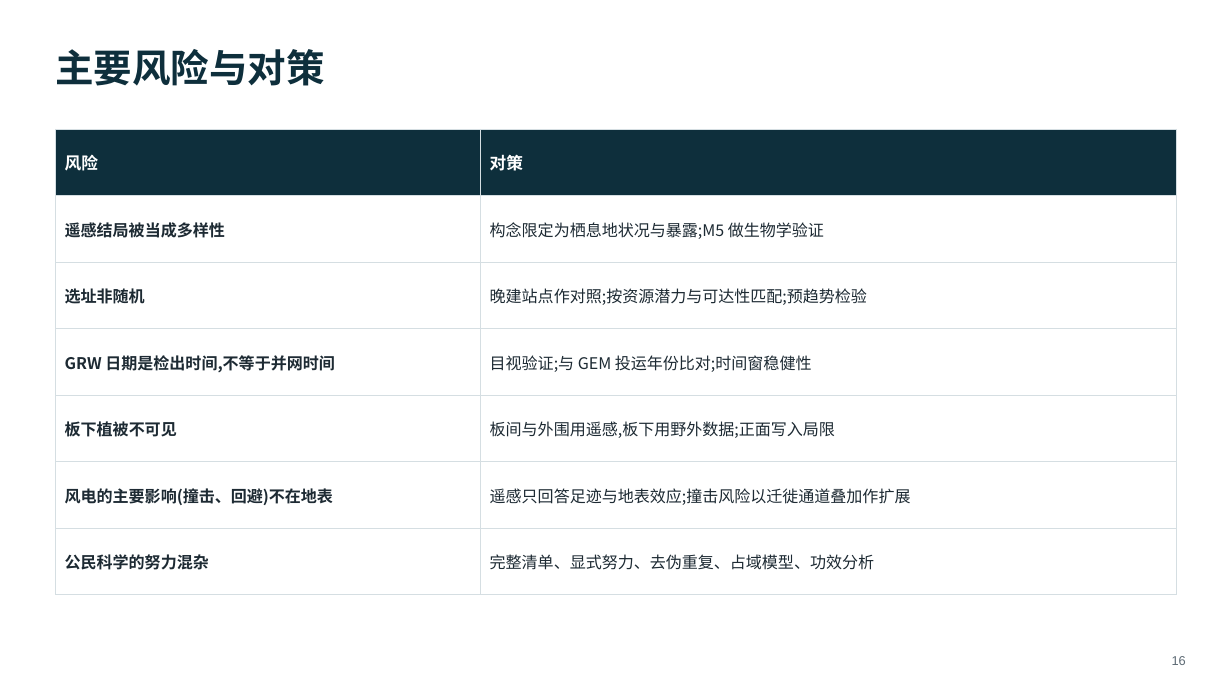
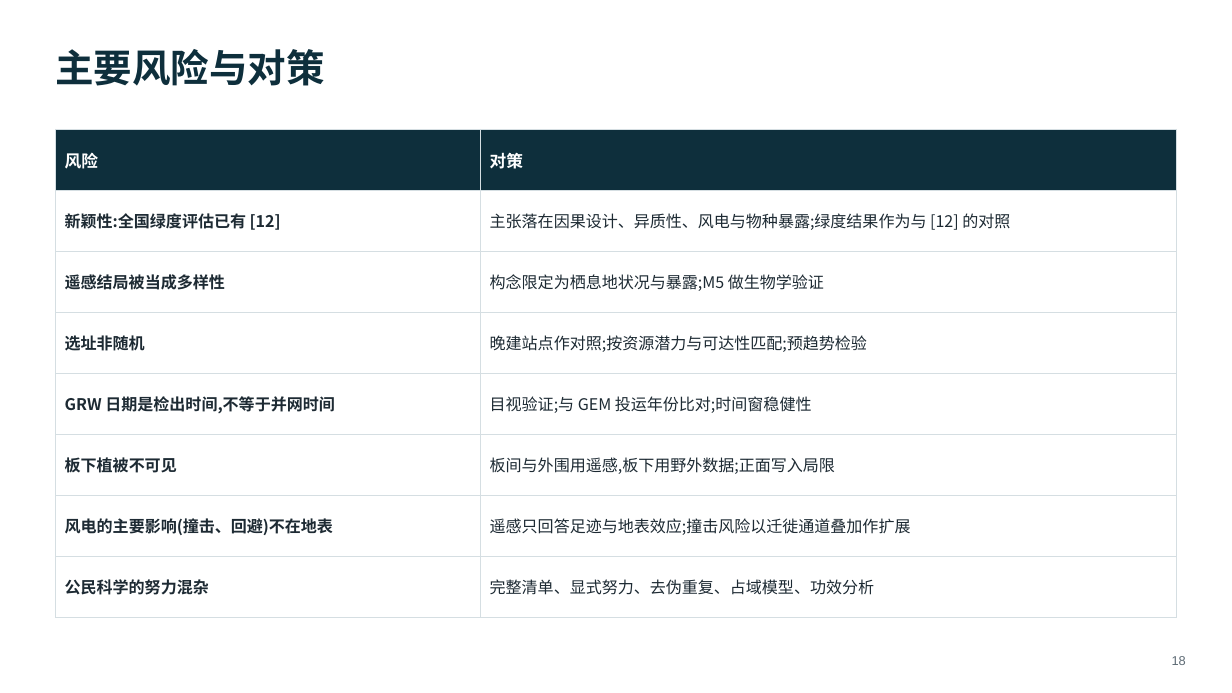
Before and after one commit to dingchenchen6/renewables-biodiversity-rs, a slide deck: slide 18 of RS_Renewables_Biodiversity_Workflow.pptx (slide 16 before the commit). Drawn at 1232x693 pixels with LibreOffice and Linux fonts; fonts in the diff are those of the drawing. Boxes give left, top, right and bottom in pixels: in the first picture for what was removed or moved away, otherwise in the second. Text is boxed around its words. In the diff, an @@ line names an element or a change of style, - is before the commit and + after.

```diff
--- a/RS_Renewables_Biodiversity_Workflow.pptx
+++ b/RS_Renewables_Biodiversity_Workflow.pptx
@@ table at bbox=[55, 129, 1177, 599] @@
+row 2: 新颖性:全国绿度评估已有 [12] | 主张落在因果设计、异质性、风电与物种暴露;绿度结果作为与 [12] 的对照
```
Also in this commit, not shown: 16 other slides changed, 2 slides added, 12 other files.
